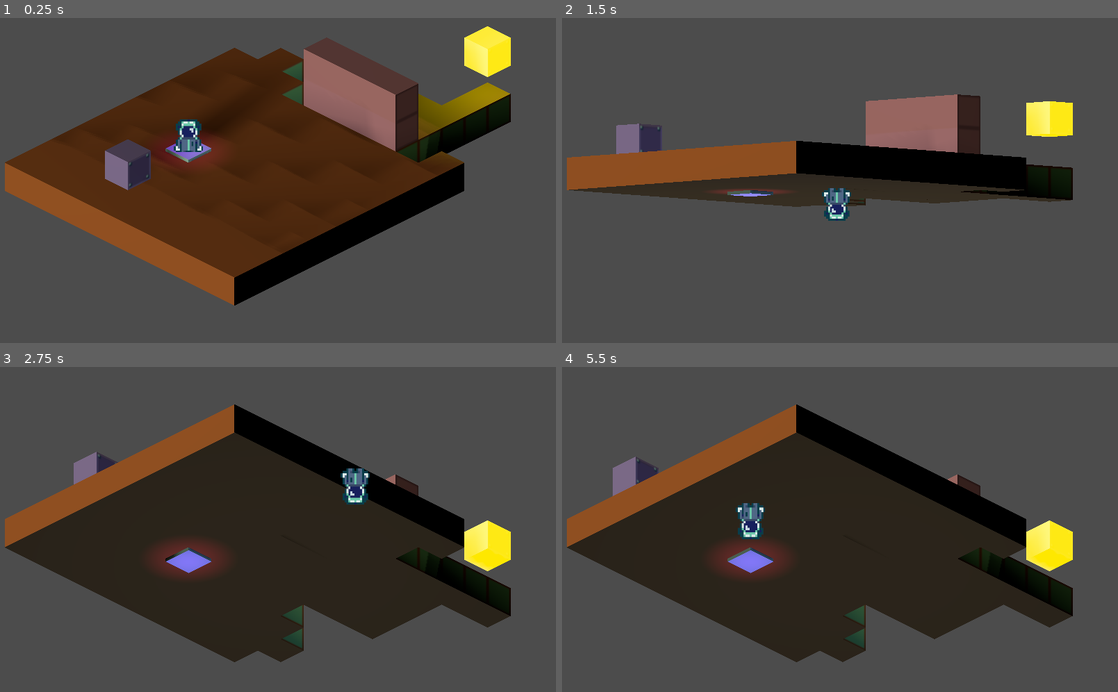
Above: before the commit, frames 1-4 (two rows, left to right).
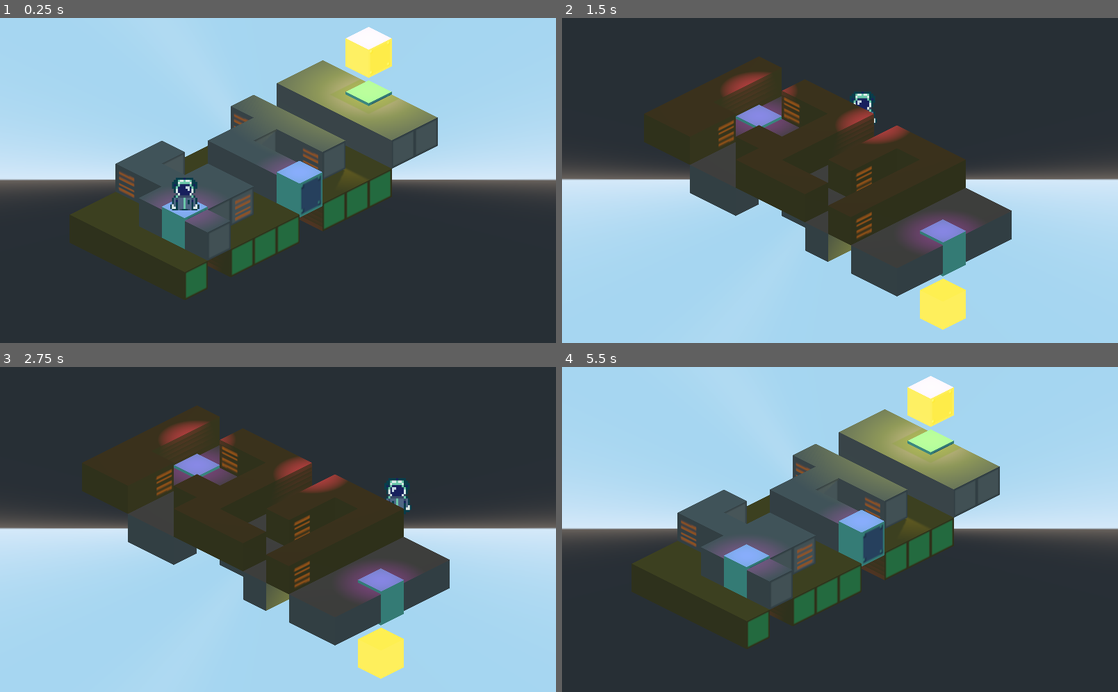
Above: after the commit, the same moments.

Repository: QuentinPoto/3d_but_2d
Game: Godot game, scene res://scene/level1.tscn
Two runs of this game, one before a commit and one after it. Both use one fixed random seed, a clock stepped at 60 frames per second and the inputs below. Before the commit the project starts from res://scene/Main.tscn.
Inputs:
- Up to frame 1 (0.25 s): no input
- Up to frame 2 (1.5 s): hold Right (ui_right) 0.53-1.28 s; hold E (on_action) 0.53-1.28 s; hold Down (ui_down) from 1.28 s (still down); tap E (on_action) at 1.35 s
- Up to frame 3 (2.75 s): release Down (ui_down) at 2.03 s; hold Right (ui_right) from 2.03 s (still down); hold E (on_action) from 2.03 s (still down)
- Up to frame 4 (5.5 s): release Right (ui_right) at 2.78 s; release E (on_action) at 2.78 s; hold Up (ui_up) 2.78-3.53 s; tap E (on_action) at 2.85, 4.35 s; hold E (on_action) 3.53-4.28 s; hold Left (ui_left) 3.53-5.03 s; hold Down (ui_down) from 5.03 s (still down); hold E (on_action) from 5.03 s (still down)

The runs differ from the first frame. In frame 1, 98% of the frame differs, in the area x 0-100%, y 0-100%; in frame 2, 94%; in frame 3, 88%; in frame 4, 97%.

Commit message:
ya

Diff:
--- /dev/null
+++ b/map_blocks/ladder.tscn
@@ -0,0 +1,6 @@
+[gd_scene load_steps=2 format=2]
+
+[ext_resource path="res://map_blocks/texture/png/ladder.png" type="Texture" id=1]
+
+[node name="Sprite3D" type="Sprite3D"]
+texture = ExtResource( 1 )
--- a/map_blocks/swapper.gd
+++ b/map_blocks/swapper.gd
@@ -2,5 +2,5 @@
 extends MeshInstance
 
 func _on_Player_player_action(player_pos: Vector3):
-	if translation.x == player_pos.x and translation.z == player_pos.z:
+	if round(translation.x) == round(player_pos.x) and round(translation.z) == round(player_pos.z):
 		SwapLogic.on_reverse_map()
--- a/player/Player.tscn
+++ b/player/Player.tscn
@@ -1,11 +1,21 @@
-[gd_scene load_steps=3 format=2]
+[gd_scene load_steps=4 format=2]
 
 [ext_resource path="res://player/player.png" type="Texture" id=1]
 [ext_resource path="res://player/player.gd" type="Script" id=2]
 
-[node name="Player" type="Sprite3D"]
-transform = Transform( 0.707107, 0.353553, -0.612372, 0, 0.866025, 0.5, 0.707107, -0.353553, 0.612372, 12, 1, 9 )
-texture = ExtResource( 1 )
+[sub_resource type="CylinderShape" id=1]
+height = 0.1
+radius = 0.5
+
+[node name="Spatial" type="Spatial"]
 script = ExtResource( 2 )
 
-[connection signal="player_action" from="." to="." method="_on_Player_player_action"]
+[node name="KinematicBody" type="KinematicBody" parent="."]
+
+[node name="Player" type="Sprite3D" parent="KinematicBody"]
+transform = Transform( 1, 0, 0, 0, 0.999999, 0, 0, 0, 0.999999, 0, 0, 0 )
+texture = ExtResource( 1 )
+
+[node name="CollisionShape" type="CollisionShape" parent="KinematicBody"]
+transform = Transform( 1.91069e-15, 4.37114e-08, 1, 1, -4.37114e-08, 0, 4.37114e-08, 1, -4.37114e-08, 0, 0, 0 )
+shape = SubResource( 1 )
--- a/player/player.gd
+++ b/player/player.gd
@@ -1,11 +1,12 @@
-extends Sprite3D
+extends Spatial
 class_name Player
 
 signal player_action
 
+"""
 func _ready():
-	modulate.a = 1
 	opacity = 1
+"""
 
 
 func _input(event):
@@ -22,24 +23,36 @@
 	if event.is_action_pressed("on_action"):
 		emit_signal("player_action", translation)
 
-
-var speed_v: float = 5
-var speed_h: float = speed_v * 0.5 # racine 3 sur 3
+var speed_v: float = 3
+var speed_h: float = speed_v * 1 # racine 3 sur 3
 
 func _process(delta):
-	if Input.is_action_pressed("ui_up"):
-		translation.x += speed_v * delta
-		translation.z -= speed_v * delta
-	if Input.is_action_pressed("ui_down"):
-		translation.x -= speed_v * delta
-		translation.z += speed_v * delta
-	if Input.is_action_pressed("ui_left"):
-		translation.x -= speed_h * delta
-		translation.z -= speed_h * delta
-	if Input.is_action_pressed("ui_right"):
-		translation.x += speed_h * delta
-		translation.z += speed_h * delta
-
+	if not SwapLogic.is_player_down:
+		if Input.is_action_pressed("ui_up"):
+			translation.x += speed_v * delta
+			translation.z -= speed_v * delta
+		if Input.is_action_pressed("ui_down"):
+			translation.x -= speed_v * delta
+			translation.z += speed_v * delta
+		if Input.is_action_pressed("ui_left"):
+			translation.x -= speed_h * delta
+			translation.z -= speed_h * delta
+		if Input.is_action_pressed("ui_right"):
+			translation.x += speed_h * delta
+			translation.z += speed_h * delta
+	else:
+		if Input.is_action_pressed("ui_up"):
+			translation.x -= speed_v * delta
+			translation.z += speed_v * delta
+		if Input.is_action_pressed("ui_down"):
+			translation.x += speed_v * delta
+			translation.z -= speed_v * delta
+		if Input.is_action_pressed("ui_left"):
+			translation.x -= speed_h * delta
+			translation.z -= speed_h * delta
+		if Input.is_action_pressed("ui_right"):
+			translation.x += speed_h * delta
+			translation.z += speed_h * delta
 var player_swapped: bool
 
 func swap_player(random: bool):
@@ -47,11 +60,12 @@
 	# Avec le modulo 10, la condition va etre vrai un fois sur x
 	if random and Engine.get_frames_drawn() % 10 == 0:
 		return
-	translation.y = -(translation.y)
-	rotation_degrees.x = -(rotation_degrees.x)
+	#translation.y = -(translation.y)
+	var block_size = 2
+	translation.y = translation.y + block_size if SwapLogic.is_player_down else translation.y - block_size
 	rotation_degrees.z = 0 if rotation_degrees.z == 180 else 180
 	player_swapped = !player_swapped
-
+	SwapLogic.is_player_down = !SwapLogic.is_player_down
 
 const swap_begin: int = 45
 const swap_end: int = 55
--- a/project.godot
+++ b/project.godot
@@ -14,7 +14,7 @@
 "language": "GDScript",
 "path": "res://map_blocks/Cube.gd"
 }, {
-"base": "Sprite3D",
+"base": "Spatial",
 "class": "Player",
 "language": "GDScript",
 "path": "res://player/player.gd"
@@ -33,7 +33,7 @@
 [application]
 
 config/name="3d_but_2d"
-run/main_scene="res://scene/Main.tscn"
+run/main_scene="res://scene/level1.tscn"
 
 [autoload]
 
--- a/scene/Camera.gd
+++ b/scene/Camera.gd
@@ -23,10 +23,7 @@
 	x_rot_start = rotation_degrees.x
 	z_rot_start = rotation_degrees.z
 
-
-#func _ready():
-	#follow_this = ge
-
+"""
 func _physics_process(_delta):
 	if SwapLogic.is_swapping:
 		if not calculed:
@@ -44,3 +41,4 @@
 		calculed = false
 
 	pass
+"""
--- a/scene/Main.gd
+++ b/scene/Main.gd
@@ -9,7 +9,6 @@
 
 var cam_swapped = false
 
-"""
 
 func _process(delta):
 	pass
@@ -19,6 +18,7 @@
 	if not SwapLogic.is_swapping:
 		cam_swapped = false
 
+"""
 
 # tableau par etage [y][x][z] (swap x et z ?)
 const level = [
--- a/scene/Main.tscn
+++ b/scene/Main.tscn
@@ -56,11 +56,10 @@
 omni_range = 4096.0
 
 [node name="Sun" type="OmniLight" parent="."]
-transform = Transform( 1, 0, 0, 0, 1, 0, 0, 0, 1, -29, 10, 17 )
+transform = Transform( 1, 0, 0, 0, 1, 0, 0, 0, 1, 13.9743, 80.1756, 12.4142 )
 light_color = Color( 0.960784, 0.666667, 0.666667, 1 )
 light_energy = 2.53
 light_bake_mode = 0
-shadow_enabled = true
 shadow_bias = 2.0
 omni_range = 4096.0
 
--- /dev/null
+++ b/scene/level1.tscn
@@ -0,0 +1,367 @@
+[gd_scene load_steps=14 format=2]
+
+[ext_resource path="res://scene/Main.gd" type="Script" id=1]
+[ext_resource path="res://map_blocks/Cube.tscn" type="PackedScene" id=2]
+[ext_resource path="res://map_blocks/texture/earth_cubemesh.tres" type="CubeMesh" id=3]
+[ext_resource path="res://map_blocks/ladder.tscn" type="PackedScene" id=4]
+[ext_resource path="res://map_blocks/texture/stone_cubemesh.tres" type="CubeMesh" id=5]
+[ext_resource path="res://map_blocks/texture/png/wall.png" type="Texture" id=6]
+[ext_resource path="res://map_blocks/swapper.tscn" type="PackedScene" id=7]
+[ext_resource path="res://player/Player.tscn" type="PackedScene" id=8]
+[ext_resource path="res://scene/Camera.gd" type="Script" id=9]
+
+[sub_resource type="ProceduralSky" id=7]
+
+[sub_resource type="Environment" id=8]
+background_mode = 2
+background_sky = SubResource( 7 )
+
+[sub_resource type="SpatialMaterial" id=5]
+albedo_texture = ExtResource( 6 )
+emission_enabled = true
+emission = Color( 1, 0.913725, 0, 1 )
+emission_energy = 1.0
+emission_operator = 0
+emission_on_uv2 = false
+uv1_scale = Vector3( 3, 2, 1 )
+
+[sub_resource type="CubeMesh" id=6]
+material = SubResource( 5 )
+size = Vector3( 1, 1, 1 )
+
+[node name="Spatial" type="Spatial"]
+script = ExtResource( 1 )
+
+[node name="Sun" type="OmniLight" parent="."]
+transform = Transform( 1, 0, 0, 0, 1, 0, 0, 0, 1, 13.9743, 80.1756, 12.4142 )
+visible = false
+light_color = Color( 0.960784, 0.666667, 0.666667, 1 )
+light_energy = 2.53
+light_bake_mode = 0
+shadow_bias = 2.0
+omni_range = 4096.0
+
+[node name="SunUnder" type="OmniLight" parent="."]
+transform = Transform( 1, 0, 0, 0, 1, 0, 0, 0, 1, 3.9743, -19.8244, 3.4142 )
+light_energy = 0.3
+light_bake_mode = 0
+shadow_bias = 2.0
+omni_range = 4096.0
+
+[node name="WorldEnvironment" type="WorldEnvironment" parent="."]
+environment = SubResource( 8 )
+
+[node name="Camera" type="Camera" parent="."]
+transform = Transform( 0.707107, 0.353553, -0.612372, 0, 0.866025, 0.499999, 0.707107, -0.353553, 0.612372, -7.961, 11.503, 16.019 )
+projection = 1
+current = true
+size = 10.0
+far = 500.0
+script = ExtResource( 9 )
+
+[node name="CameraDown" type="Camera" parent="."]
+transform = Transform( 0.707107, -0.353553, 0.612373, -7.57103e-08, -0.866025, -0.5, 0.707107, 0.353553, -0.612372, 33, -22, -25.476 )
+projection = 1
+size = 10.0
+far = 500.0
+script = ExtResource( 9 )
+
+[node name="Cubes" type="Node" parent="."]
+
+[node name="earth" type="Spatial" parent="Cubes"]
+transform = Transform( 1, 0, 0, 0, 1, 0, 0, 0, 1, 8, 0, 7 )
+
+[node name="MeshInstance3" parent="Cubes/earth" instance=ExtResource( 2 )]
+transform = Transform( 1, 0, 0, 0, 1, 0, 0, 0, 1, -8, 0, -7 )
+mesh = ExtResource( 3 )
+skeleton = NodePath("../..")
+
+[node name="MeshInstance4" parent="Cubes/earth" instance=ExtResource( 2 )]
+transform = Transform( 1, 0, 0, 0, 1, 0, 0, 0, 1, -7, 0, -7 )
+mesh = ExtResource( 3 )
+skeleton = NodePath("../..")
+
+[node name="MeshInstance7" parent="Cubes/earth" instance=ExtResource( 2 )]
+transform = Transform( 1, 0, 0, 0, 1, 0, 0, 0, 1, -4, 0, -7 )
+mesh = ExtResource( 3 )
+skeleton = NodePath("../..")
+
+[node name="MeshInstance8" parent="Cubes/earth" instance=ExtResource( 2 )]
+transform = Transform( 1, 0, 0, 0, 1, 0, 0, 0, 1, -3, 0, -7 )
+mesh = ExtResource( 3 )
+skeleton = NodePath("../..")
+
+[node name="MeshInstance9" parent="Cubes/earth" instance=ExtResource( 2 )]
+transform = Transform( 1, 0, 0, 0, 1, 0, 0, 0, 1, -5, 0, -6 )
+mesh = ExtResource( 3 )
+skeleton = NodePath("../..")
+
+[node name="MeshInstance10" parent="Cubes/earth" instance=ExtResource( 2 )]
+transform = Transform( 1, 0, 0, 0, 1, 0, 0, 0, 1, -4, 0, -6 )
+mesh = ExtResource( 3 )
+skeleton = NodePath("../..")
+
+[node name="MeshInstance12" parent="Cubes/earth" instance=ExtResource( 2 )]
+transform = Transform( 1, 0, 0, 0, 1, 0, 0, 0, 1, -8, 0, -6 )
+mesh = ExtResource( 3 )
+skeleton = NodePath("../..")
+
+[node name="MeshInstance13" parent="Cubes/earth" instance=ExtResource( 2 )]
+transform = Transform( 1, 0, 0, 0, 1, 0, 0, 0, 1, -7, 0, -6 )
+mesh = ExtResource( 3 )
+skeleton = NodePath("../..")
+
+[node name="MeshInstance15" parent="Cubes/earth" instance=ExtResource( 2 )]
+transform = Transform( 1, 0, 0, 0, 1, 0, 0, 0, 1, -8, 0, -5 )
+mesh = ExtResource( 3 )
+skeleton = NodePath("../..")
+
+[node name="MeshInstance19" parent="Cubes/earth" instance=ExtResource( 2 )]
+transform = Transform( 1, 0, 0, 0, 1, 0, 0, 0, 1, -4, 0, -5 )
+mesh = ExtResource( 3 )
+skeleton = NodePath("../..")
+
+[node name="MeshInstance24" parent="Cubes/earth" instance=ExtResource( 2 )]
+transform = Transform( 1, 0, 0, 0, 1, 0, 0, 0, 1, -8, 0, -4 )
+mesh = ExtResource( 3 )
+skeleton = NodePath("../..")
+
+[node name="MeshInstance27" parent="Cubes/earth" instance=ExtResource( 2 )]
+transform = Transform( 1, 0, 0, 0, 1, 0, 0, 0, 1, -8, 0, -3 )
+mesh = ExtResource( 3 )
+skeleton = NodePath("../..")
+
+[node name="MeshInstance29" parent="Cubes/earth" instance=ExtResource( 2 )]
+transform = Transform( 1, 0, 0, 0, 1, 0, 0, 0, 1, -6, 0, -3 )
+mesh = ExtResource( 3 )
+skeleton = NodePath("../..")
+
+[node name="MeshInstance30" parent="Cubes/earth" instance=ExtResource( 2 )]
+transform = Transform( 1, 0, 0, 0, 1, 0, 0, 0, 1, -5, 0, -3 )
+mesh = ExtResource( 3 )
+skeleton = NodePath("../..")
+
+[node name="MeshInstance31" parent="Cubes/earth" instance=ExtResource( 2 )]
+transform = Transform( 1, 0, 0, 0, 1, 0, 0, 0, 1, -4, 0, -3 )
+mesh = ExtResource( 3 )
+skeleton = NodePath("../..")
+
+[node name="MeshInstance33" parent="Cubes/earth" instance=ExtResource( 2 )]
+transform = Transform( 1, 0, 0, 0, 1, 0, 0, 0, 1, -4, 0, -4 )
+mesh = ExtResource( 3 )
+skeleton = NodePath("../..")
+
+[node name="MeshInstance63" parent="Cubes/earth" instance=ExtResource( 2 )]
+transform = Transform( 1, 0, 0, 0, 1, 0, 0, 0, 1, -2, 0, -7 )
+mesh = ExtResource( 3 )
+skeleton = NodePath("../..")
+
+[node name="MeshInstance65" parent="Cubes/earth" instance=ExtResource( 2 )]
+transform = Transform( 1, 0, 0, 0, 1, 0, 0, 0, 1, 0, 0, -7 )
+mesh = ExtResource( 3 )
+skeleton = NodePath("../..")
+
+[node name="MeshInstance74" parent="Cubes/earth" instance=ExtResource( 2 )]
+transform = Transform( 1, 0, 0, 0, 1, 0, 0, 0, 1, 0, 0, -6 )
+mesh = ExtResource( 3 )
+skeleton = NodePath("../..")
+
+[node name="MeshInstance75" parent="Cubes/earth" instance=ExtResource( 2 )]
+transform = Transform( 1, 0, 0, 0, 1, 0, 0, 0, 1, -2, 0, -5 )
+mesh = ExtResource( 3 )
+skeleton = NodePath("../..")
+
+[node name="MeshInstance77" parent="Cubes/earth" instance=ExtResource( 2 )]
+transform = Transform( 1, 0, 0, 0, 1, 0, 0, 0, 1, 0, 0, -5 )
+mesh = ExtResource( 3 )
+skeleton = NodePath("../..")
+
+[node name="MeshInstance84" parent="Cubes/earth" instance=ExtResource( 2 )]
+transform = Transform( 1, 0, 0, 0, 1, 0, 0, 0, 1, -2, 0, -4 )
+mesh = ExtResource( 3 )
+skeleton = NodePath("../..")
+
+[node name="MeshInstance86" parent="Cubes/earth" instance=ExtResource( 2 )]
+transform = Transform( 1, 0, 0, 0, 1, 0, 0, 0, 1, 0, 0, -4 )
+mesh = ExtResource( 3 )
+skeleton = NodePath("../..")
+
+[node name="MeshInstance87" parent="Cubes/earth" instance=ExtResource( 2 )]
+transform = Transform( 1, 0, 0, 0, 1, 0, 0, 0, 1, -2, 0, -3 )
+mesh = ExtResource( 3 )
+skeleton = NodePath("../..")
+
+[node name="MeshInstance88" parent="Cubes/earth" instance=ExtResource( 2 )]
+transform = Transform( 1, 0, 0, 0, 1, 0, 0, 0, 1, -1, 0, -3 )
+mesh = ExtResource( 3 )
+skeleton = NodePath("../..")
+
+[node name="MeshInstance89" parent="Cubes/earth" instance=ExtResource( 2 )]
+transform = Transform( 1, 0, 0, 0, 1, 0, 0, 0, 1, 0, 0, -3 )
+mesh = ExtResource( 3 )
+skeleton = NodePath("../..")
+
+[node name="stone" type="Spatial" parent="Cubes"]
+
+[node name="MeshInstance5" parent="Cubes/stone" instance=ExtResource( 2 )]
+transform = Transform( 1, 0, 0, 0, 1, 0, 0, 0, 1, 2, 1, 2 )
+mesh = ExtResource( 5 )
+
+[node name="MeshInstance7" parent="Cubes/stone" instance=ExtResource( 2 )]
+transform = Transform( 1, 0, 0, 0, 1, 0, 0, 0, 1, 1, 1, 4 )
+mesh = ExtResource( 5 )
+
+[node name="MeshInstance8" parent="Cubes/stone" instance=ExtResource( 2 )]
+transform = Transform( 1, 0, 0, 0, 1, 0, 0, 0, 1, 3, 1, 3 )
+mesh = ExtResource( 5 )
+
+[node name="MeshInstance10" parent="Cubes/stone" instance=ExtResource( 2 )]
+transform = Transform( 1, 0, 0, 0, 1, 0, 0, 0, 1, 3, 1, 2 )
+mesh = ExtResource( 5 )
+
+[node name="MeshInstance11" parent="Cubes/stone" instance=ExtResource( 2 )]
+transform = Transform( 1, 0, 0, 0, 1, 0, 0, 0, 1, 3, 1, 0 )
+mesh = ExtResource( 5 )
+
+[node name="MeshInstance12" parent="Cubes/stone" instance=ExtResource( 2 )]
+transform = Transform( 1, 0, 0, 0, 1, 0, 0, 0, 1, 2, 1, 0 )
+mesh = ExtResource( 5 )
+
+[node name="MeshInstance13" parent="Cubes/stone" instance=ExtResource( 2 )]
+transform = Transform( 1, 0, 0, 0, 1, 0, 0, 0, 1, 2, 1, 1 )
+mesh = ExtResource( 5 )
+
+[node name="MeshInstance14" parent="Cubes/stone" instance=ExtResource( 2 )]
+transform = Transform( 1, 0, 0, 0, 1, 0, 0, 0, 1, 1, 1, 2 )
+mesh = ExtResource( 5 )
+
+[node name="MeshInstance9" parent="Cubes/stone" instance=ExtResource( 2 )]
+transform = Transform( 1, 0, 0, 0, 1, 0, 0, 0, 1, 2, 1, 3 )
+mesh = ExtResource( 5 )
+
+[node name="MeshInstance15" parent="Cubes/stone" instance=ExtResource( 2 )]
+transform = Transform( 1, 0, 0, 0, 1, 0, 0, 0, 1, 5, 1, 3 )
+mesh = ExtResource( 5 )
+
+[node name="MeshInstance16" parent="Cubes/stone" instance=ExtResource( 2 )]
+transform = Transform( 1, 0, 0, 0, 1, 0, 0, 0, 1, 6, 1, 1 )
+mesh = ExtResource( 5 )
+
+[node name="MeshInstance20" parent="Cubes/stone" instance=ExtResource( 2 )]
+transform = Transform( 1, 0, 0, 0, 1, 0, 0, 0, 1, 7, 1, 1 )
+mesh = ExtResource( 5 )
+
+[node name="MeshInstance21" parent="Cubes/stone" instance=ExtResource( 2 )]
+transform = Transform( 1, 0, 0, 0, 1, 0, 0, 0, 1, 7, 1, 2 )
+mesh = ExtResource( 5 )
+
+[node name="MeshInstance22" parent="Cubes/stone" instance=ExtResource( 2 )]
+transform = Transform( 1, 0, 0, 0, 1, 0, 0, 0, 1, 7, 1, 0 )
+mesh = ExtResource( 5 )
+
+[node name="MeshInstance23" parent="Cubes/stone" instance=ExtResource( 2 )]
+transform = Transform( 1, 0, 0, 0, 1, 0, 0, 0, 1, 7, 1, 3 )
+mesh = ExtResource( 5 )
+
+[node name="MeshInstance24" parent="Cubes/stone" instance=ExtResource( 2 )]
+transform = Transform( 1, 0, 0, 0, 1, 0, 0, 0, 1, 10, 1, 3 )
+mesh = ExtResource( 5 )
+
+[node name="MeshInstance26" parent="Cubes/stone" instance=ExtResource( 2 )]
+transform = Transform( 1, 0, 0, 0, 1, 0, 0, 0, 1, 10, 1, 1 )
+mesh = ExtResource( 5 )
+
+[node name="MeshInstance27" parent="Cubes/stone" instance=ExtResource( 2 )]
+transform = Transform( 1, 0, 0, 0, 1, 0, 0, 0, 1, 10, 1, 0 )
+mesh = ExtResource( 5 )
+
+[node name="MeshInstance28" parent="Cubes/stone" instance=ExtResource( 2 )]
+transform = Transform( 1, 0, 0, 0, 1, 0, 0, 0, 1, 10, 1, 4 )
+mesh = ExtResource( 5 )
+
+[node name="MeshInstance29" parent="Cubes/stone" instance=ExtResource( 2 )]
+transform = Transform( 1, 0, 0, 0, 1, 0, 0, 0, 1, 9, 1, 3 )
+mesh = ExtResource( 5 )
+
+[node name="MeshInstance30" parent="Cubes/stone" instance=ExtResource( 2 )]
+transform = Transform( 1, 0, 0, 0, 1, 0, 0, 0, 1, 9, 1, 2 )
+mesh = ExtResource( 5 )
+
+[node name="MeshInstance31" parent="Cubes/stone" instance=ExtResource( 2 )]
+transform = Transform( 1, 0, 0, 0, 1, 0, 0, 0, 1, 9, 1, 1 )
+mesh = ExtResource( 5 )
+
+[node name="MeshInstance32" parent="Cubes/stone" instance=ExtResource( 2 )]
+transform = Transform( 1, 0, 0, 0, 1, 0, 0, 0, 1, 9, 1, 0 )
+mesh = ExtResource( 5 )
+
+[node name="MeshInstance33" parent="Cubes/stone" instance=ExtResource( 2 )]
+transform = Transform( 1, 0, 0, 0, 1, 0, 0, 0, 1, 9, 1, 4 )
+mesh = ExtResource( 5 )
+
+[node name="MeshInstance17" parent="Cubes/stone" instance=ExtResource( 2 )]
+transform = Transform( 1, 0, 0, 0, 1, 0, 0, 0, 1, 5, 1, 1 )
+mesh = ExtResource( 5 )
+
+[node name="MeshInstance18" parent="Cubes/stone" instance=ExtResource( 2 )]
+transform = Transform( 1, 0, 0, 0, 1, 0, 0, 0, 1, 5, 1, 2 )
+mesh = ExtResource( 5 )
+
+[node name="OmniLight" type="OmniLight" parent="."]
+transform = Transform( 1, 0, 0, 0, 1, 0, 0, 0, 1, 3.70716, 10.6699, 6.42609 )
+visible = false
+omni_range = 20.0
+
+[node name="OmniLight2" type="OmniLight" parent="."]
+transform = Transform( 1, 0, 0, 0, 1, 0, 0, 0, 1, -4.61901, 5.66253, 9.65121 )
+visible = false
+omni_range = 20.0
+
+[node name="goal" parent="." instance=ExtResource( 2 )]
+transform = Transform( 1, 0, 0, 0, 1, 0, 0, 0, 1, 10, 3, 2 )
+mesh = SubResource( 6 )
+
+[node name="OmniLight" type="OmniLight" parent="goal"]
+light_color = Color( 0.968627, 1, 0, 1 )
+light_energy = 4.0
+shadow_enabled = true
+
+[node name="swapper" parent="." instance=ExtResource( 7 )]
+transform = Transform( 1, 0, 0, 0, 1.2, 0, 0, 0, 1, 1, 1, 3 )
+
+[node name="swapper2" parent="." instance=ExtResource( 7 )]
+transform = Transform( 1, 0, 0, 0, 1.2, 0, 0, 0, 1, 5, 1, 4 )
+
+[node name="swapper3" parent="." instance=ExtResource( 7 )]
+transform = Transform( 1, 0, 0, 0, 1.2, 0, 0, 0, 1, 10, 1, 2 )
+
+[node name="Player" parent="." instance=ExtResource( 8 )]
+transform = Transform( 0.707107, 0.407737, -0.645174, 0, 0.998749, 0.526782, 0.707107, -0.407737, 0.645174, 1, 2, 3 )
+
+[node name="Ladders" type="Spatial" parent="."]
+
+[node name="Sprite3D" parent="Ladders" instance=ExtResource( 4 )]
+transform = Transform( -2.18557e-07, 0, 1, 0, 5, 0, -5, 0, -4.37114e-08, 1.45, 1, 0 )
+
+[node name="Sprite3D5" parent="Ladders" instance=ExtResource( 4 )]
+transform = Transform( -2.18557e-07, 0, 1, 0, 5, 0, -5, 0, -4.37114e-08, 1.55, 0, 1 )
+
+[node name="Sprite3D8" parent="Ladders" instance=ExtResource( 4 )]
+transform = Transform( 5, 0, 0, 0, 5, 0, 0, 0, 1, 2, 0, 3.45 )
+
+[node name="Sprite3D6" parent="Ladders" instance=ExtResource( 4 )]
+transform = Transform( -2.18557e-07, 0, 1, 0, 5, 0, -5, 0, -4.37114e-08, 6.55, 0, 2 )
+
+[node name="Sprite3D7" parent="Ladders" instance=ExtResource( 4 )]
+transform = Transform( -2.18557e-07, 0, 1, 0, 5, 0, -5, 0, -4.37114e-08, 8.55, 0, 0 )
+
+[node name="Sprite3D2" parent="Ladders" instance=ExtResource( 4 )]
+transform = Transform( -2.18557e-07, 0, 1, 0, 5, 0, -5, 0, -4.37114e-08, 6.45, 1, 0 )
+
+[node name="Sprite3D3" parent="Ladders" instance=ExtResource( 4 )]
+transform = Transform( -2.18557e-07, 0, 1, 0, 5, 0, -5, 0, -4.37114e-08, 6.45, 1, 3 )
+
+[node name="Sprite3D4" parent="Ladders" instance=ExtResource( 4 )]
+transform = Transform( 5, 0, 0, 0, 5, 0, 0, 0, 1, 3, 1, 3.55 )
+
+[connection signal="player_action" from="Player" to="swapper" method="_on_Player_player_action"]
--- a/swap_logic.gd
+++ b/swap_logic.gd
@@ -28,4 +28,5 @@
 		return (b / a) * speed
 
 
-# TODO aileurs ? -> var is_player_down: bool # if the player is in the upside down (not for animation !!!! -> is changed to the begining of the animation)
+# TODO aileurs ? ->
+var is_player_down: bool = false # if the player is in the upside down (not for animation !!!! -> is changed to the begining of the animation)
Binary file added: map_blocks/texture/png/ladder.png
Not shown, changed: map_blocks/texture/png/textures.xcf
